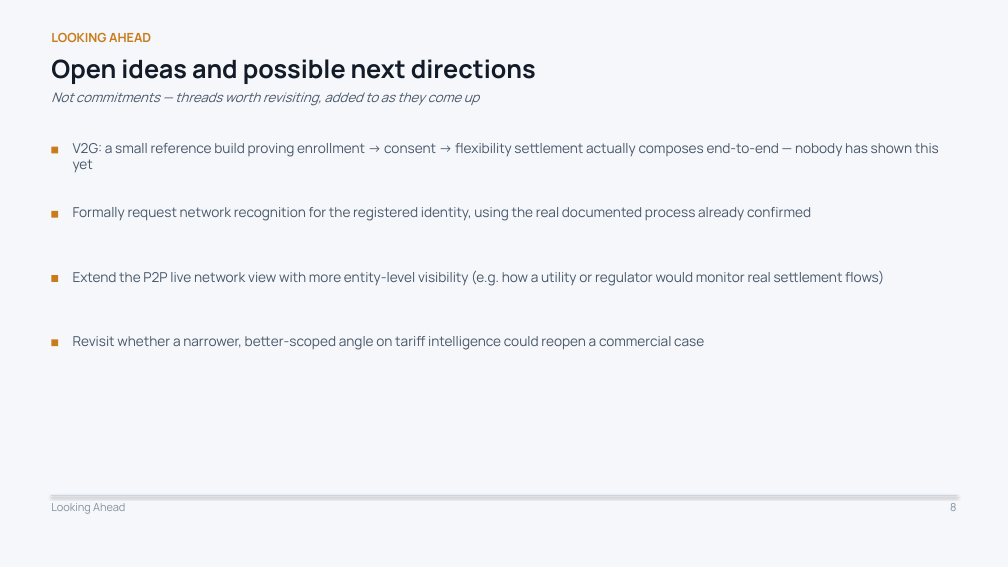
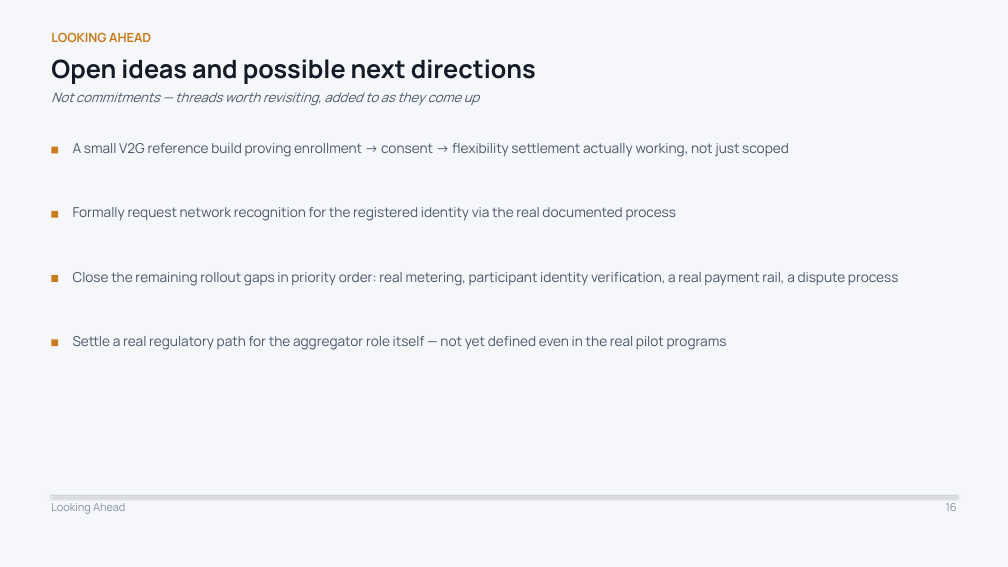
Before and after one commit to Sanjay-dev22/personal-deg, a slide deck: slide 16 of work-record/DEG-IES-Work-Record.pptx (slide 8 before the commit). Drawn at 1008x567 pixels with LibreOffice and Linux fonts; fonts in the diff are those of the drawing. Boxes give left, top, right and bottom in pixels: in the first picture for what was removed or moved away, otherwise in the second. Text is boxed around its words. In the diff, an @@ line names an element or a change of style, - is before the commit and + after.

```diff
--- a/work-record/DEG-IES-Work-Record.pptx
+++ b/work-record/DEG-IES-Work-Record.pptx
@@ text at [73, 143, 789, 157]: text changed @@
-V2G: a small reference build proving enrollment → consent → flexibility settlement actually composes end-to-end — nobody has shown this yet
+A small V2G reference build proving enrollment → consent → flexibility settlement actually working, not just scoped
@@ text at [73, 207, 677, 221]: text changed @@
-Formally request network recognition for the registered identity, using the real documented process already confirmed
+Formally request network recognition for the registered identity via the real documented process
@@ text at [73, 272, 899, 286]: text changed @@
-Extend the P2P live network view with more entity-level visibility (e.g. how a utility or regulator would monitor real settlement flows)
+Close the remaining rollout gaps in priority order: real metering, participant identity verification, a real payment rail, a dispute process
@@ text at [73, 336, 727, 350]: text changed @@
-Revisit whether a narrower, better-scoped angle on tariff intelligence could reopen a commercial case
+Settle a real regulatory path for the aggregator role itself — not yet defined even in the real pilot programs
@@ text at [946, 503, 957, 511]: text changed @@
-8
+16
```
Also in this commit, not shown: 1 other slide changed, 8 slides added, 2 other files.
